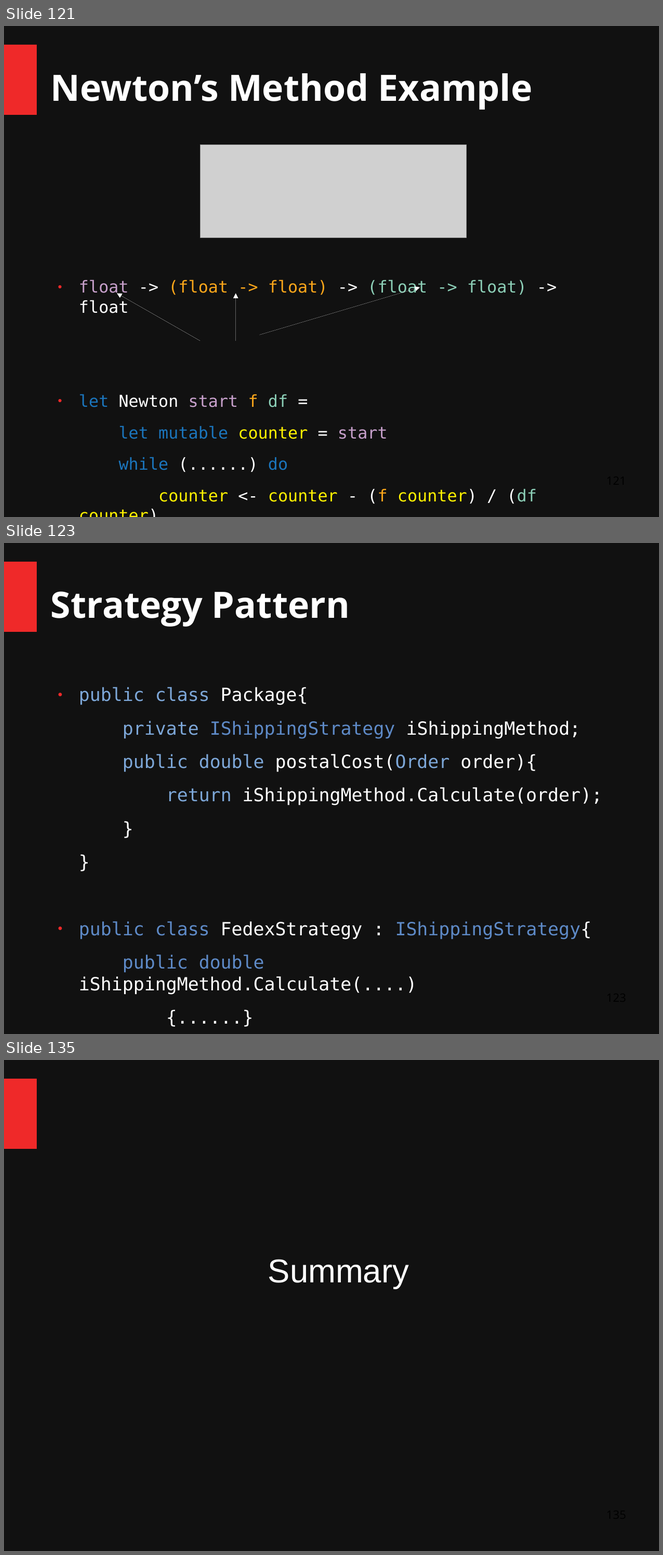
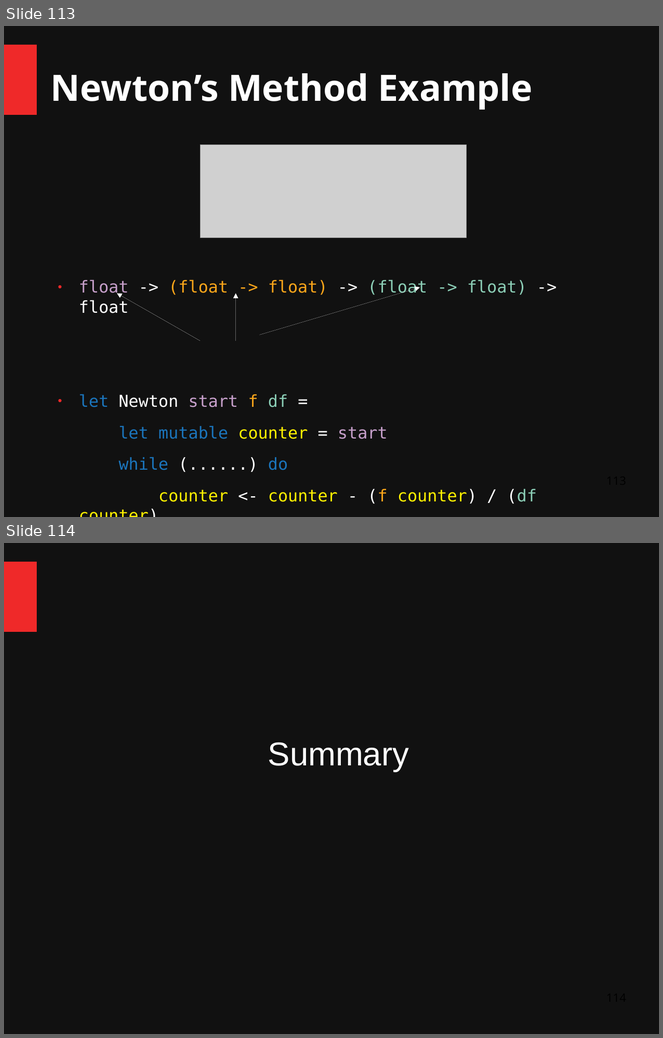
Before and after one commit to ChangHaiBin/FSharpPowerPoint, a slide deck: FSharp Talk Dark3.odp. Shown one above the other, each under a label of ours: slides 121, 123 and 135 before the commit, slides 113 and 114 after it; the slides between them are not shown. The pictures are 663x1555 and 663x1038 pixels, drawn with LibreOffice and Linux fonts; fonts in the diff are those of the drawing; grey boxes stand for pictures. Boxes give left, top, right and bottom in pixels: in the first picture for what was removed or moved away, otherwise in the second. Text is boxed around its words. In the diff, an @@ line names an element or a change of style, - is before the commit and + after.

Commit message:
Remove dependency Injection and strategy pattern

```diff
--- a/FSharp Talk Dark3.odp
+++ b/FSharp Talk Dark3.odp
@@ slide 123 removed at (4,543,659,1034), background #111111; not listed: 1 template element that a slide beside it also shows @@
@@ title removed at (51,591,350,627) @@
-Strategy Pattern
@@ text removed at (79,687,603,973) @@
-● public class Package{
-private IShippingStrategy iShippingMethod;
-public double postalCost(Order order){
-return iShippingMethod.Calculate(order);
-}
-}
-● public class FedexStrategy : IShippingStrategy{
-public double iShippingMethod.Calculate(....)
-{......}
-}
@@ what was slide 121 is now slide 113 @@
@@ what was slide 135 is now slide 114 @@
```
Also in this commit, not shown: 20 other slides removed, 1 other file.
